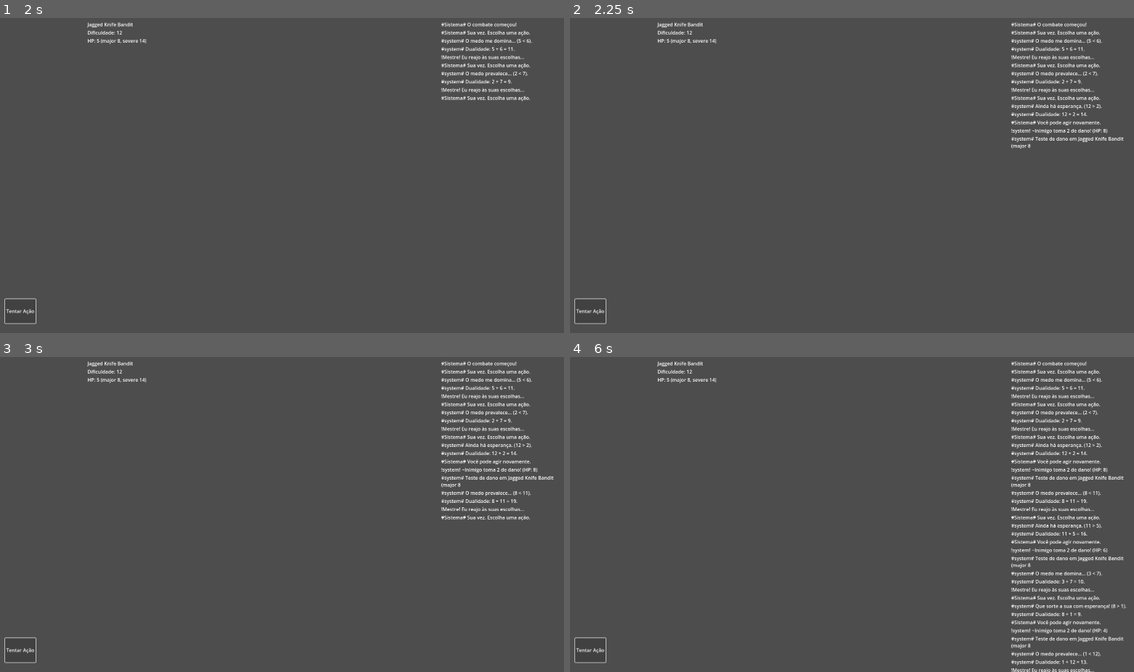
Above: before the commit, frames 1-4 (two rows, left to right).
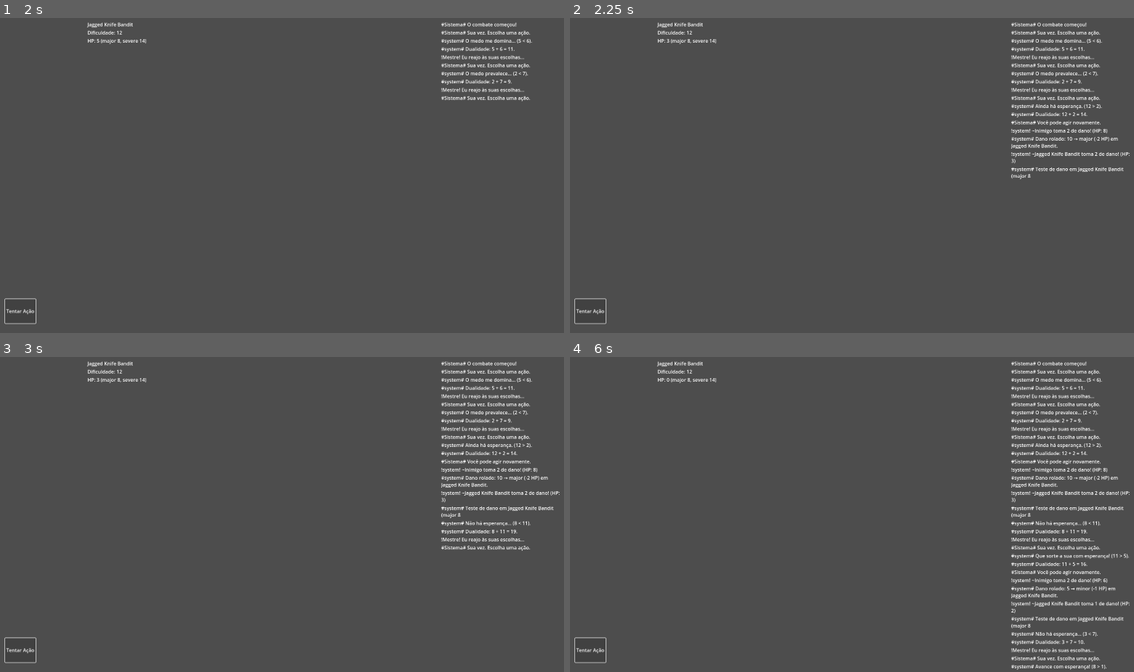
Above: after the commit, the same moments.

Repository: lucsantunes/daggerheart
Game: Godot game, scene res://scenes/CombatScene.tscn
The game is run twice, just before and just after one commit, with the same random seed, the same clock (stepped at 60 frames per second) and the same inputs. The project has no main scene, so this scene is started directly.
Inputs:
- Up to frame 1 (2 s): click "Tentar Ação" at 0.5 s; click "Tentar Ação" at 1.25 s
- Up to frame 2 (2.25 s): click "Tentar Ação" at 2 s
- Up to frame 3 (3 s): tap Enter at 2.75 s; tap L at 2.85 s
- Up to frame 4 (6 s): tap Space at 3.5, 5 s; tap L every 0.75 s from 3.6 to 5.85 s; tap Enter at 4.25, 5.75 s

Frame 1 is identical in both runs. In frame 2, 0.5% of the frame differs, in the area x 17-100%, y 6-52%; in frame 3, 1.1%; in frame 4, 4.3%, in the area x 17-100%, y 6-100%.
Error before the commit: Invalid call. Nonexistent function 'has_variable' in base 'Node (dice_roller.gd)'. (res://scripts/combat_manager.gd:42)

Commit message:
Refactor damage roll breakdown logic in combat_manager.gd to ensure accurate reporting of last roll details. Update dice_roller.gd to improve clarity in breakdown formatting for roll results.

Diff:
--- a/scripts/combat_manager.gd
+++ b/scripts/combat_manager.gd
@@ -39,7 +39,9 @@
 
 	var dice_roller := damage
 	var rolled: int = int(dice_roller.roll_string(damage_roll_string))
-	var breakdown: String = dice_roller.last_roll_details.breakdown if dice_roller.has_variable("last_roll_details") else str(rolled)
+	var breakdown: String = str(rolled)
+	if typeof(dice_roller.last_roll_details) == TYPE_DICTIONARY and dice_roller.last_roll_details.has("breakdown"):
+		breakdown = String(dice_roller.last_roll_details["breakdown"])
 
 	var major := int(target.data.threshold_major)
 	var severe := int(target.data.threshold_severe)
--- a/scripts/dice_roller.gd
+++ b/scripts/dice_roller.gd
@@ -70,8 +70,8 @@
 	var sum_str := "+".join(rolls.map(func(v): return str(v)))
 	var breakdown := sum_str
 	if modifier != 0:
-		var sign := "+" if modifier > 0 else ""
-		breakdown = "%s %s %d" % [sum_str, sign, modifier]
+		var mod_sign := "+" if modifier > 0 else ""
+		breakdown = "%s %s %d" % [sum_str, mod_sign, modifier]
 	print("[DiceRoller] roll_string '%s' → %s = %d" % [expr, breakdown, final_total])
 	last_roll_details = {
 		"expr": trimmed,
